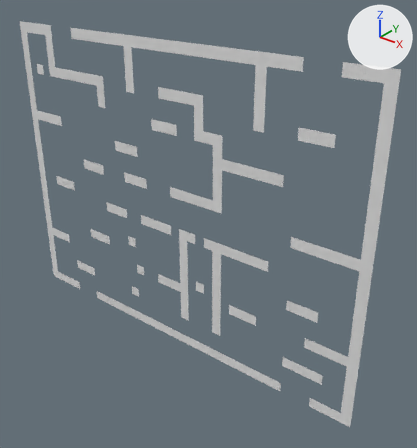
What one commit did to the OBJ model Assets/Tiled2Unity/Meshes/level1.obj.
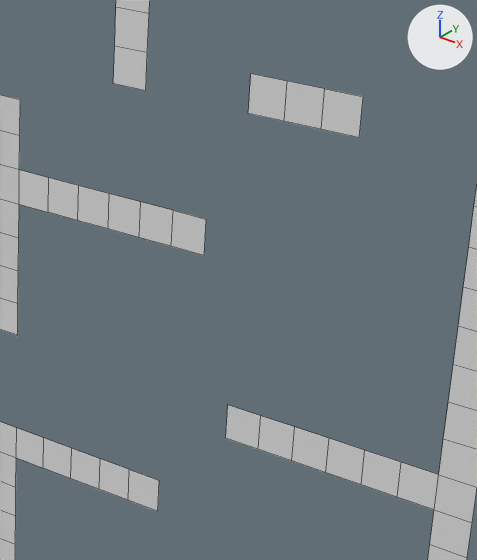
Each version is shown whole from a camera (50 mm lens) standing at (1088.0, -2905.0, 567.0) and looking at (-1343.0, 133.0, -1317.0), then close up on the part from 52% to 90% of the width and 23% to 64% of the height. Every picture has the same lights, and +X, +Y and +Z are marked at upper right. The close-ups show mesh edges as thin lines. Where no turn or scale is listed for an object, it has been applied to the vertices.

The first close-up shows 'level1'.
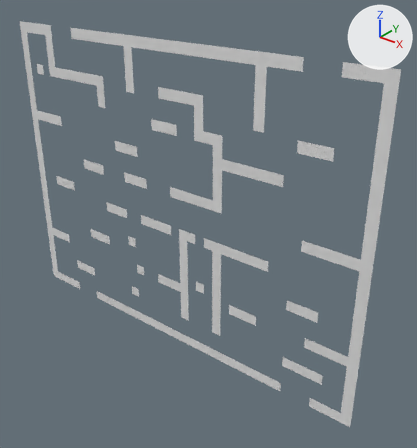
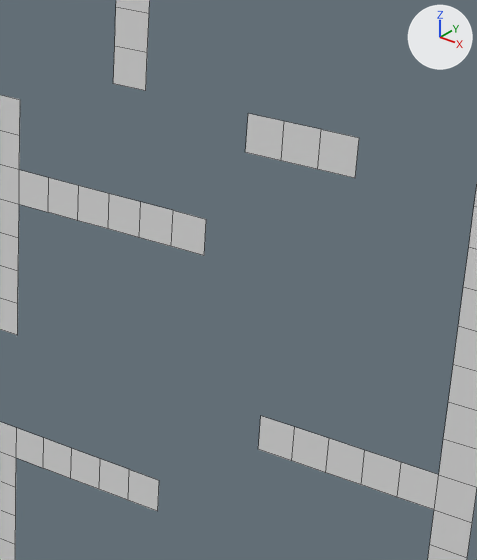
Changed parts and their boxes [x1, y1, x2, y2] in the close-ups (477 x 560 px; the box of a moved part takes in the faces that stretch with it):
```json
{"part": 1, "of": "me_level1", "change": "deleted", "before": [226, 405, 261, 449]}
{"part": 2, "of": "me_level1", "change": "moved or reshaped", "before": [248, 74, 363, 138], "after": [246, 113, 359, 178]}
```

Edits to the scene script, one JSON object a line:
```json
{"block": "me_level1", "where": "me_level1.from_pydata(...)  # 582 vertices, 266 faces; spans x -3200.0..0.0, y 0.0, z -2400.0..0.0"}
{"block": "me_level1", "where": "# used by ob_level1; location = (0.0, 0.0, 0.0)"}
{"block": "me_level1", "where": "# verts and faces of me_level1; kept vertices keep their numbers, new ones are numbered from 582"}
{"block": "me_level1", "where": "# before: 302 (-480.0, 0.0, -1200.0) at pixel (258, 449), 303 (-480.0, 0.0, -1120.0) at pixel (260, 415), 304 (-560.0, 0.0, -1200.0) at pixel (225, 438), 305 (-560.0, 0.0, -1120.0) at pixel (227, 404)"}
{"block": "me_level1", "where": "# before: 430 (-320.0, 0.0, -480.0) at pixel (359, 137), 431 (-400.0, 0.0, -480.0) at pixel (321, 129), 432 (-400.0, 0.0, -400.0) at pixel (324, 88), 433 (-320.0, 0.0, -400.0) at pixel (363, 96), 434 (-480.0, 0.0, -480.0) at pixel (284, 121)"}
{"block": "me_level1", "where": "# before: 435 (-480.0, 0.0, -400.0) at pixel (287, 81), 436 (-560.0, 0.0, -480.0) at pixel (248, 113), 437 (-560.0, 0.0, -400.0) at pixel (250, 73)"}
{"block": "me_level1", "change": "me_level1 part 1"}
{"op": "add", "block": "me_level1", "code": "delete_vertices([304, 305])  # with the faces that use them"}
{"block": "me_level1", "change": "me_level1 part 2"}
{"op": "add", "block": "me_level1", "code": "delete_faces([(430, 431, 432, 433), (431, 434, 435, 432), (434, 436, 437, 435)])"}
{"op": "add", "block": "me_level1", "code": "for i in [432, 433, 435, 437]: verts[i] += (0.0, 0.0, -160.0)"}
{"op": "add", "block": "me_level1", "code": "faces += [(430, 433, 432, 431), (431, 432, 435, 434), (434, 435, 437, 436)]"}
```
